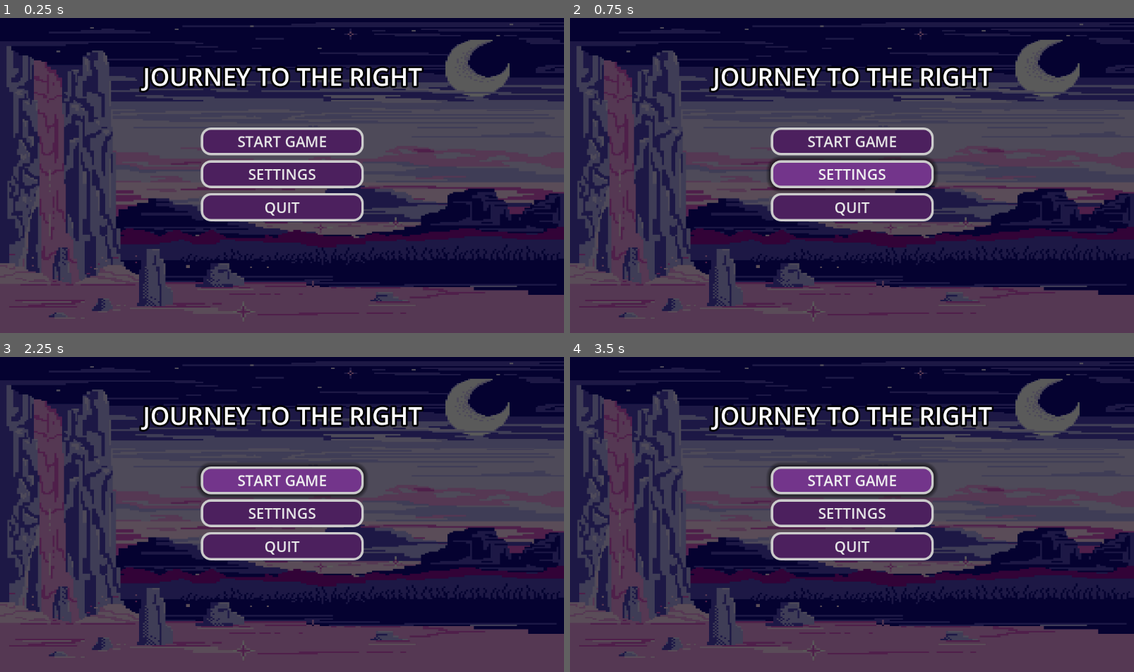
Above: before the commit, frames 1-4 (two rows, left to right).
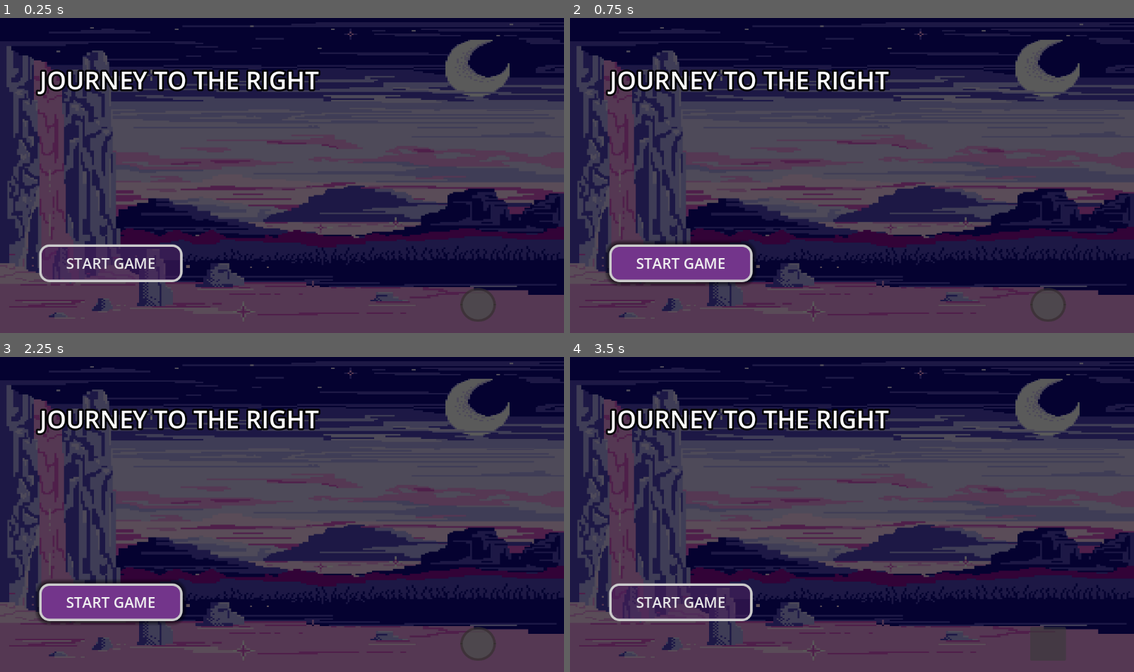
Above: after the commit, the same moments.

Repository: Sh4y-Cormac/MINI-IT-PROJECT-2-10
Game: Godot game, scene res://GUI Stuff/StartMenu.tscn
The game is run twice, just before and just after one commit, with the same random seed, the same clock (stepped at 60 frames per second) and the same inputs.
Inputs (mouse positions are in pixels of both pictures, inside the frame that each line leads up to; where the layout moved, square brackets give the same spot in the first picture):
- Up to frame 1 (0.25 s): no input
- Up to frame 2 (0.75 s): click "SETTINGS" (after the commit: "START GAME") at 0.5 s
- Up to frame 3 (2.25 s): click (479, 643) [282, 479] at 1.25 s; click "START GAME" at 2 s
- Up to frame 4 (3.5 s): click (1049, 643) [852, 479] at 2.75 s

The runs differ from the first frame. In frame 1, 13% of the frame differs, in the area x 6-88%, y 15-97%; in frame 2, 15%; in frame 3, 15%; in frame 4, 13%.

Commit message:
Updated Start Screen

Diff:
--- a/GUI Stuff/StartMenu.tscn
+++ b/GUI Stuff/StartMenu.tscn
@@ -33,7 +33,7 @@
 shadow_size = 15
 
 [sub_resource type="StyleBoxFlat" id="StyleBoxFlat_8s7a6"]
-bg_color = Color(0.298814, 0.125487, 0.367187, 1)
+bg_color = Color(0.298039, 0.12549, 0.368627, 0.529412)
 border_width_left = 5
 border_width_top = 5
 border_width_right = 5
@@ -42,6 +42,20 @@
 corner_radius_top_right = 20
 corner_radius_bottom_right = 20
 corner_radius_bottom_left = 20
+
+[sub_resource type="StyleBoxEmpty" id="StyleBoxEmpty_aeyej"]
+
+[sub_resource type="StyleBoxFlat" id="StyleBoxFlat_2oqxn"]
+bg_color = Color(0.294118, 0.294118, 0.294118, 0.764706)
+border_width_left = 5
+border_width_top = 5
+border_width_right = 5
+border_width_bottom = 5
+border_color = Color(0.196078, 0.184314, 0.176471, 0.670588)
+corner_radius_top_left = 35
+corner_radius_top_right = 35
+corner_radius_bottom_right = 35
+corner_radius_bottom_left = 35
 
 [node name="StartMenu" type="Control"]
 layout_mode = 3
@@ -60,23 +74,12 @@
 grow_vertical = 2
 theme_override_styles/panel = SubResource("StyleBoxTexture_aeyej")
 
-[node name="VBoxContainer" type="VBoxContainer" parent="."]
-layout_mode = 1
-anchors_preset = 8
-anchor_left = 0.5
-anchor_top = 0.5
-anchor_right = 0.5
-anchor_bottom = 0.5
-offset_left = -166.5
-offset_top = -96.0
-offset_right = 166.5
-offset_bottom = 96.0
-grow_horizontal = 2
-grow_vertical = 2
-theme_override_constants/separation = 10
-
-[node name="Button" type="Button" parent="VBoxContainer"]
+[node name="Button2" type="Button" parent="."]
 layout_mode = 2
+offset_left = 80.0
+offset_top = 467.0
+offset_right = 373.0
+offset_bottom = 544.0
 size_flags_vertical = 3
 theme_override_colors/font_hover_pressed_color = Color(0.912289, 0.912289, 0.912289, 1)
 theme_override_colors/font_color = Color(0.912289, 0.912289, 0.912289, 1)
@@ -89,47 +92,26 @@
 theme_override_styles/normal = SubResource("StyleBoxFlat_8s7a6")
 text = "START GAME"
 
-[node name="Button2" type="Button" parent="VBoxContainer"]
-texture_filter = 1
-layout_mode = 2
-size_flags_vertical = 3
-theme_override_colors/font_hover_pressed_color = Color(0.912289, 0.912289, 0.912289, 1)
-theme_override_colors/font_color = Color(0.912289, 0.912289, 0.912289, 1)
-theme_override_colors/font_focus_color = Color(0.912289, 0.912289, 0.912289, 1)
-theme_override_colors/font_pressed_color = Color(0.912289, 0.912289, 0.912289, 1)
-theme_override_font_sizes/font_size = 30
-theme_override_styles/focus = SubResource("StyleBoxEmpty_jp6q8")
-theme_override_styles/hover = SubResource("StyleBoxFlat_hif8q")
-theme_override_styles/pressed = SubResource("StyleBoxFlat_aeyej")
-theme_override_styles/normal = SubResource("StyleBoxFlat_8s7a6")
-text = "SETTINGS"
-
-[node name="Button3" type="Button" parent="VBoxContainer"]
-texture_filter = 1
-layout_mode = 2
-size_flags_vertical = 3
-theme_override_colors/font_hover_pressed_color = Color(0.912289, 0.912289, 0.912289, 1)
-theme_override_colors/font_color = Color(0.912289, 0.912289, 0.912289, 1)
-theme_override_colors/font_focus_color = Color(0.912289, 0.912289, 0.912289, 1)
-theme_override_colors/font_pressed_color = Color(0.912289, 0.912289, 0.912289, 1)
-theme_override_font_sizes/font_size = 30
-theme_override_styles/focus = SubResource("StyleBoxEmpty_jp6q8")
-theme_override_styles/hover = SubResource("StyleBoxFlat_hif8q")
-theme_override_styles/pressed = SubResource("StyleBoxFlat_aeyej")
-theme_override_styles/normal = SubResource("StyleBoxFlat_8s7a6")
-text = "QUIT"
-
 [node name="Label" type="Label" parent="."]
 layout_mode = 1
 anchors_preset = 5
 anchor_left = 0.5
 anchor_right = 0.5
-offset_left = -284.0
-offset_top = 89.0
-offset_right = 286.0
-offset_bottom = 158.0
+offset_left = -495.0
+offset_top = 96.0
+offset_right = 75.0
+offset_bottom = 165.0
 grow_horizontal = 2
 theme_override_constants/outline_size = 15
 theme_override_constants/shadow_outline_size = 10
 theme_override_font_sizes/font_size = 50
 text = "JOURNEY TO THE RIGHT"
+
+[node name="Button" type="Button" parent="."]
+layout_mode = 0
+offset_left = 940.0
+offset_top = 556.0
+offset_right = 1013.0
+offset_bottom = 625.0
+theme_override_styles/focus = SubResource("StyleBoxEmpty_aeyej")
+theme_override_styles/normal = SubResource("StyleBoxFlat_2oqxn")
Binary file added: Assets/global-settings.png
Not shown, added: Assets/global-settings.png.import
Not shown: 1 places in GUI Stuff/StartMenu.tscn that only renumber resources
